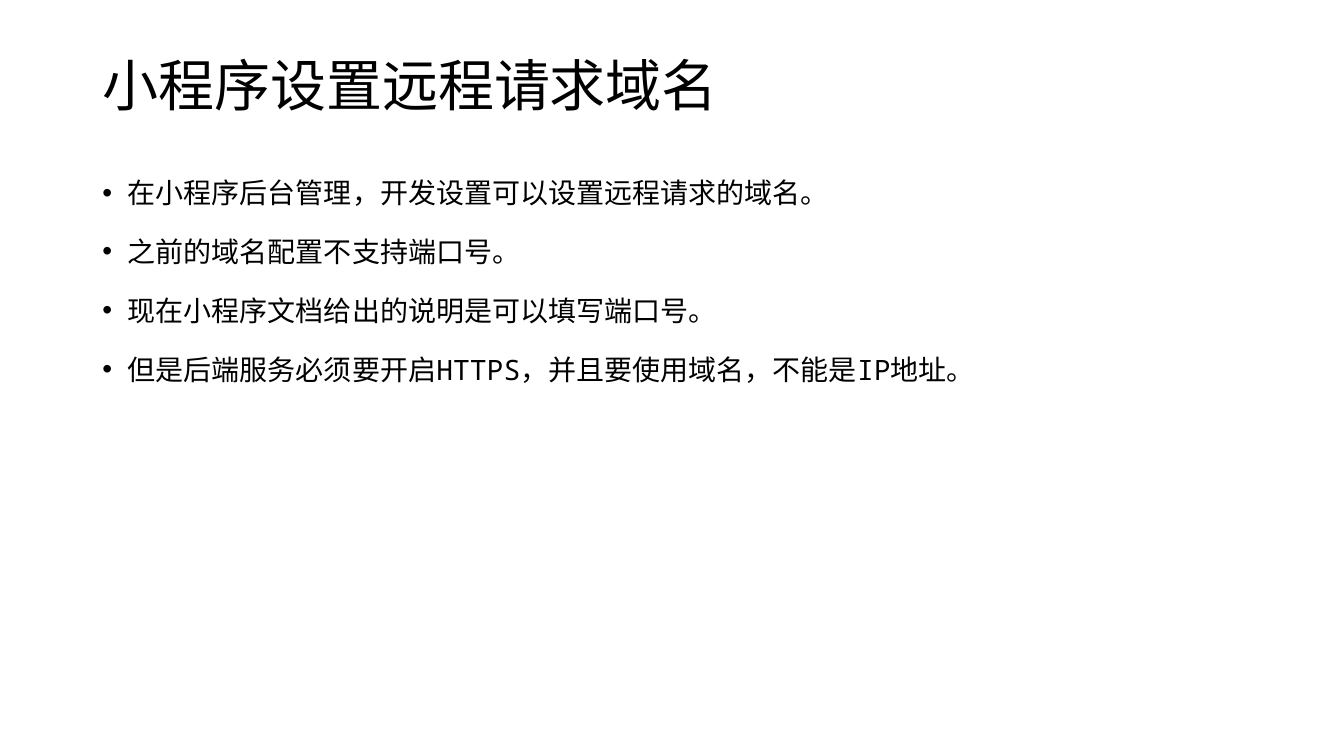
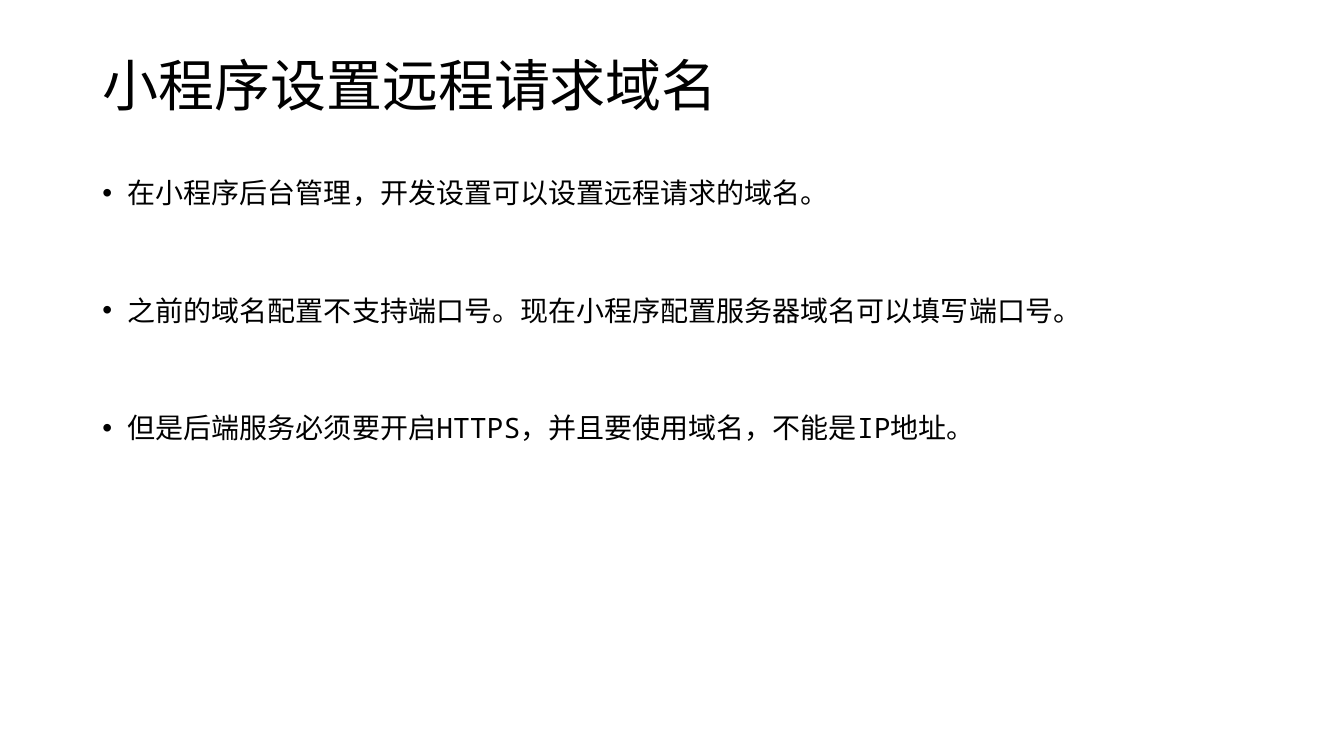
Before and after one commit to edu2act/course-wechat-and-miniprogram, a slide deck: slide 5 of materials/ch05/ch05-小程序后台请求.pptx. Drawn at 1344x756 pixels with LibreOffice and Linux fonts; fonts in the diff are those of the drawing. Boxes give left, top, right and bottom in pixels: in the first picture for what was removed or moved away, otherwise in the second. Text is boxed around its words. In the diff, an @@ line names an element or a change of style, - is before the commit and + after.

```diff
--- a/materials/ch05/ch05-小程序后台请求.pptx
+++ b/materials/ch05/ch05-小程序后台请求.pptx
@@ text at bbox=[128, 297, 1081, 324]: text changed @@
-• 之前的域名配置不支持端口号。
-• 现在小程序文档给出的说明是可以填写端口号。
+• 之前的域名配置不支持端口号。现在小程序配置服务器域名可以填写端口号。
```
Also in this commit, not shown: 18 other files.
